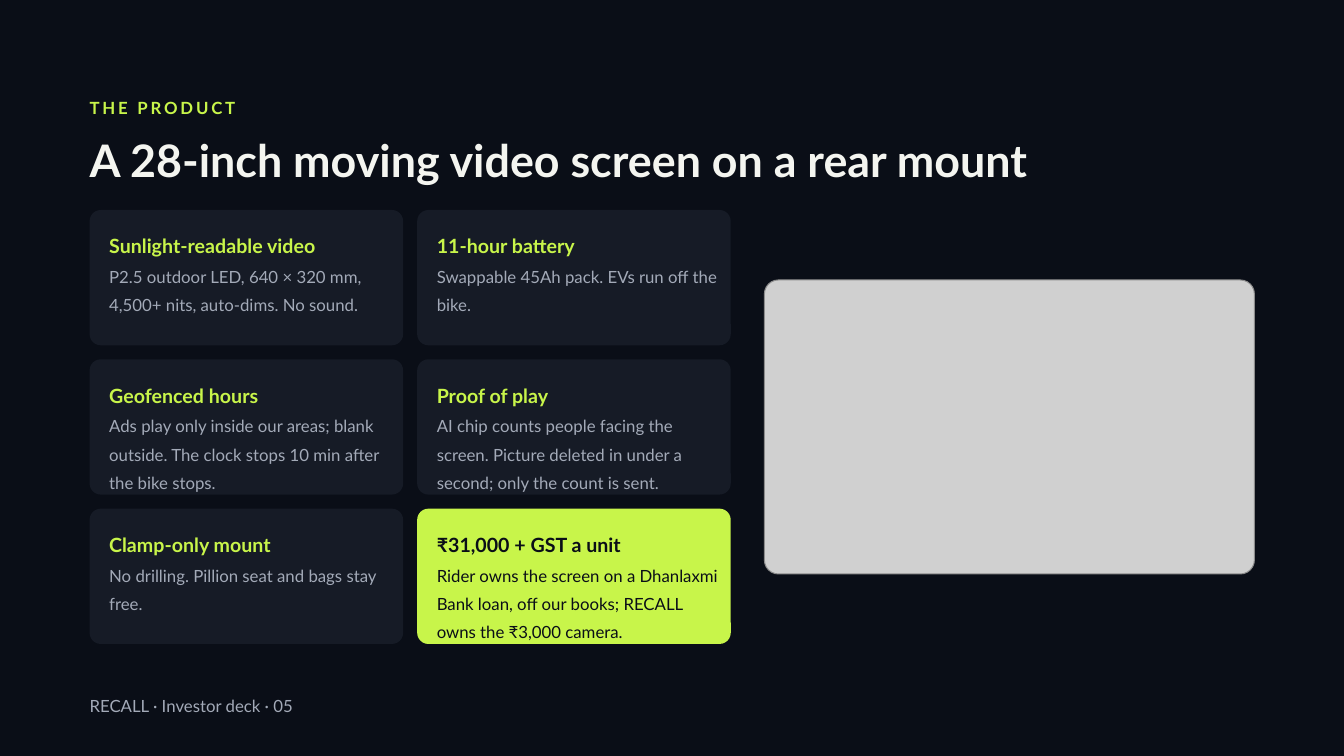
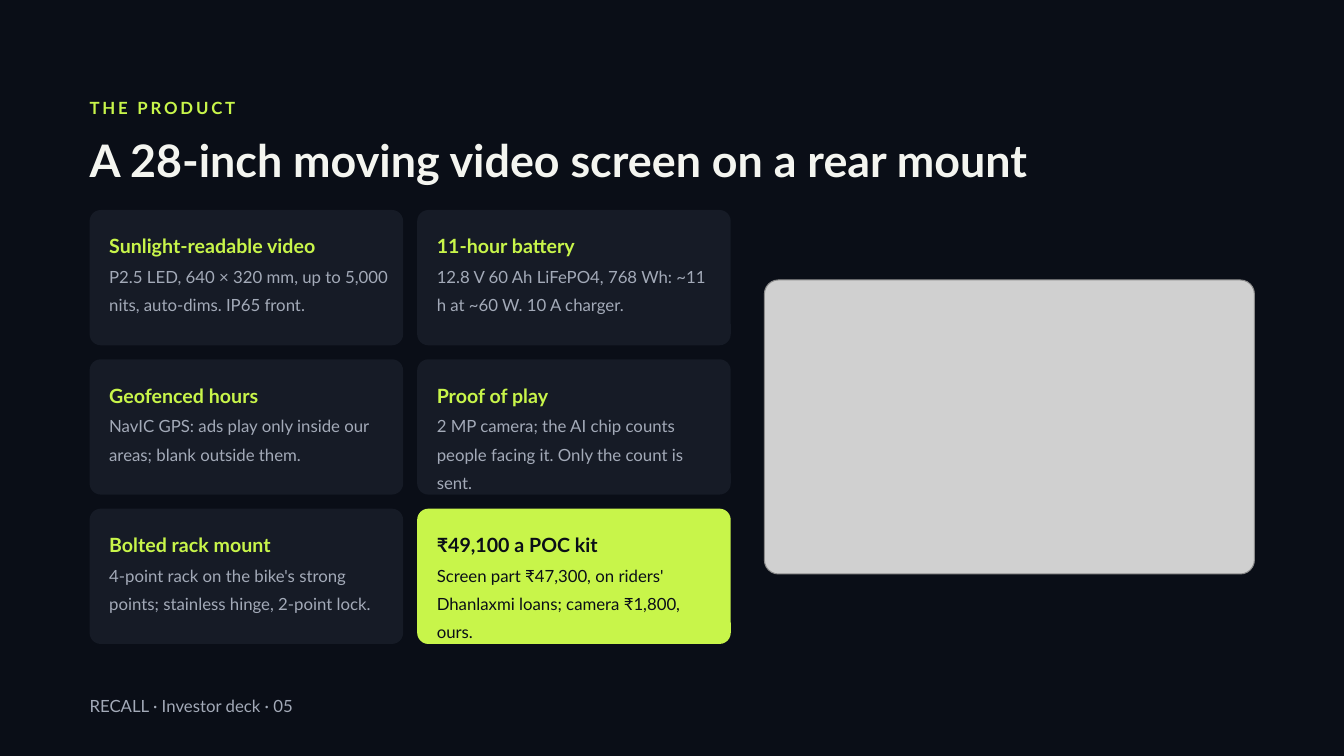
Before and after one commit to Picorus/recall-platform, a slide deck: slide 5 of docs/investor/01_RECALL_Investor_Deck_v5.4.pptx. Drawn at 1344x756 pixels with LibreOffice and Linux fonts; fonts in the diff are those of the drawing; grey boxes stand for pictures. Boxes give left, top, right and bottom in pixels: in the first picture for what was removed or moved away, otherwise in the second. Text is boxed around its words. In the diff, an @@ line names an element or a change of style, - is before the commit and + after.

```diff
--- a/docs/investor/01_RECALL_Investor_Deck_v5.4.pptx
+++ b/docs/investor/01_RECALL_Investor_Deck_v5.4.pptx
@@ text at (109, 271, 388, 313): text changed @@
-P2.5 outdoor LED, 640 × 320 mm, 4,500+ nits, auto-dims. No sound.
+P2.5 LED, 640 × 320 mm, up to 5,000 nits, auto-dims. IP65 front.
@@ text at (437, 270, 705, 314): text changed @@
-Swappable 45Ah pack. EVs run off the bike.
+12.8 V 60 Ah LiFePO4, 768 Wh: ~11 h at ~60 W. 10 A charger.
@@ text at (109, 419, 369, 463): text changed @@
-Ads play only inside our areas; blank outside. The clock stops 10 min after the bike stops.
+NavIC GPS: ads play only inside our areas; blank outside them.
@@ text at (437, 419, 683, 464): text changed @@
-AI chip counts people facing the screen. Picture deleted in under a second; only the count is sent.
+2 MP camera; the AI chip counts people facing it. Only the count is sent.
@@ text at (109, 537, 271, 552): text changed @@
-Clamp-only mount
+Bolted rack mount
@@ text at (437, 537, 598, 555): text changed @@
-₹31,000 + GST a unit
+₹49,100 a POC kit
@@ text at (109, 569, 371, 613): text changed @@
-No drilling. Pillion seat and bags stay free.
+4-point rack on the bike's strong points; stainless hinge, 2-point lock.
@@ text at (437, 569, 680, 612): text changed @@
-Rider owns the screen on a Dhanlaxmi Bank loan, off our books; RECALL owns the ₹3,000 camera.
+Screen part ₹47,300, on riders' Dhanlaxmi loans; camera ₹1,800, ours.
```
Also in this commit, not shown: 16 other slides changed, 8 other files.
